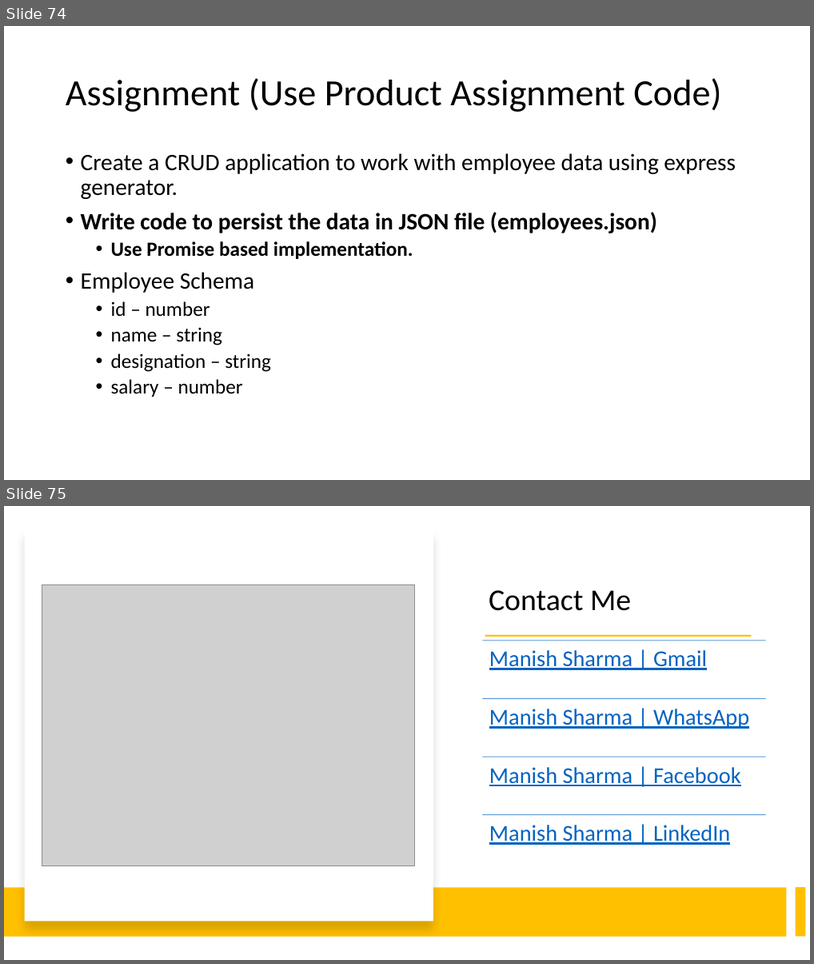
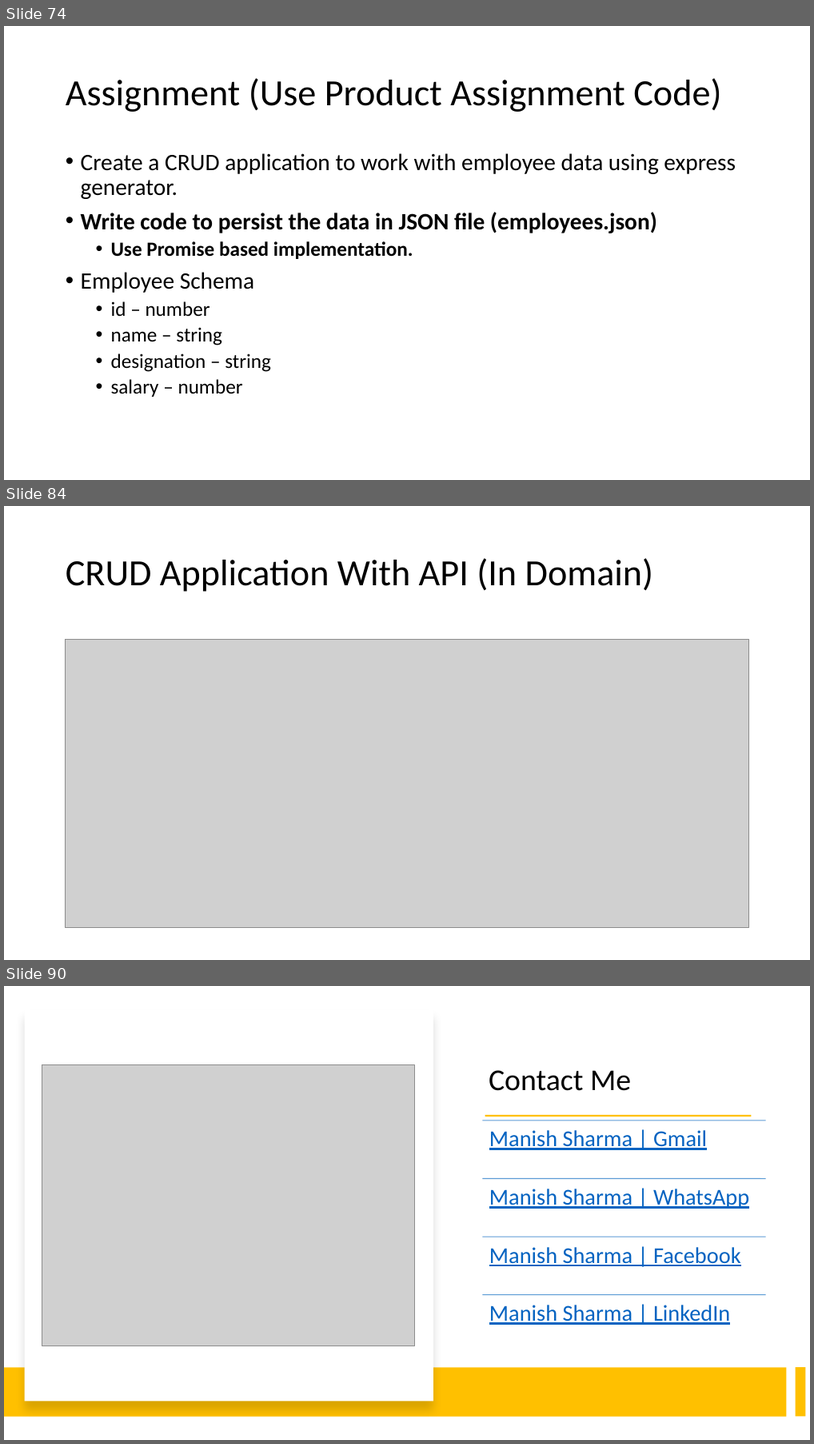
Before and after one commit to explore-with-manish/im-jan24, a slide deck: Node/Notes/Node.pptx. Shown one above the other, each under a label of ours: slides 74 and 75 before the commit, slides 74, 84 and 90 after it; the slides between them are not shown. The pictures are 814x964 and 814x1444 pixels, drawn with LibreOffice and Linux fonts; fonts in the diff are those of the drawing; grey boxes stand for pictures. Boxes give left, top, right and bottom in pixels: in the first picture for what was removed or moved away, otherwise in the second. Text is boxed around its words. In the diff, an @@ line names an element or a change of style, - is before the commit and + after.

```diff
--- a/Node/Notes/Node.pptx
+++ b/Node/Notes/Node.pptx
@@ slide 84 added at (x1=4, y1=506, x2=810, y2=960), background #FFFFFF @@
@@ title added at (x1=66, y1=558, x2=654, y2=592), 44 pt, text #000000 @@
+CRUD Application With API (In Domain)
@@ picture added at (x1=65, y1=639, x2=750, y2=927) @@
@@ what was slide 75 is now slide 90 @@
```
Also in this commit, not shown: 14 other slides added, 20 other files.
